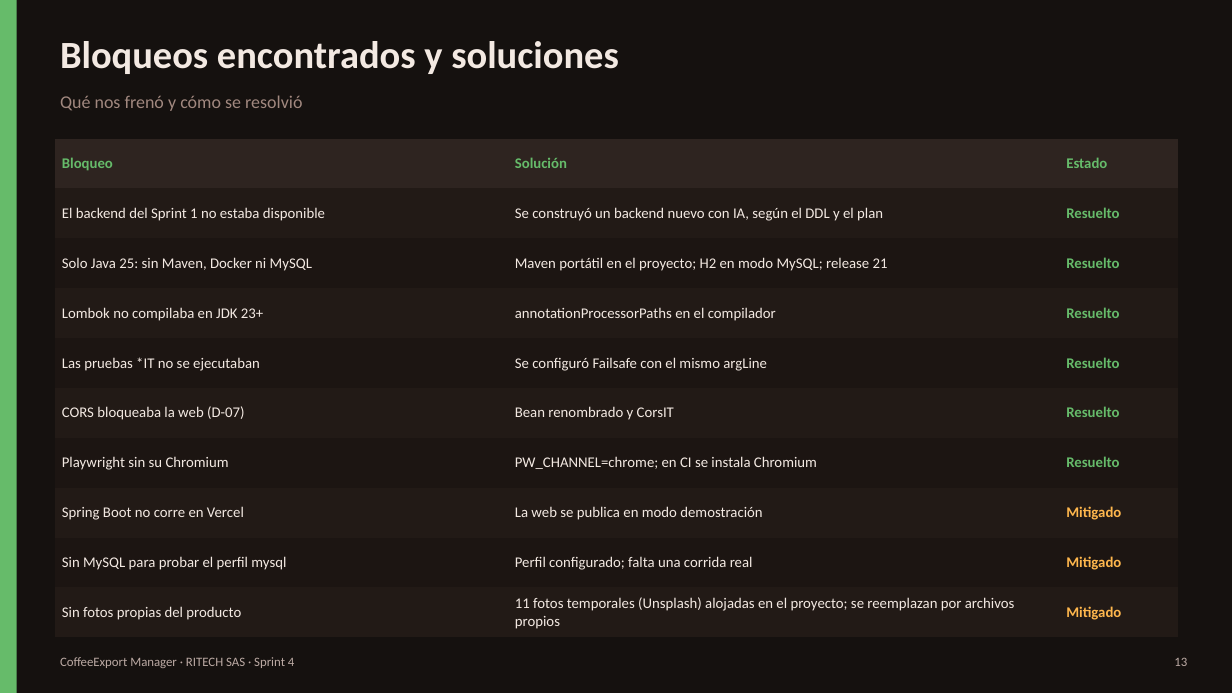
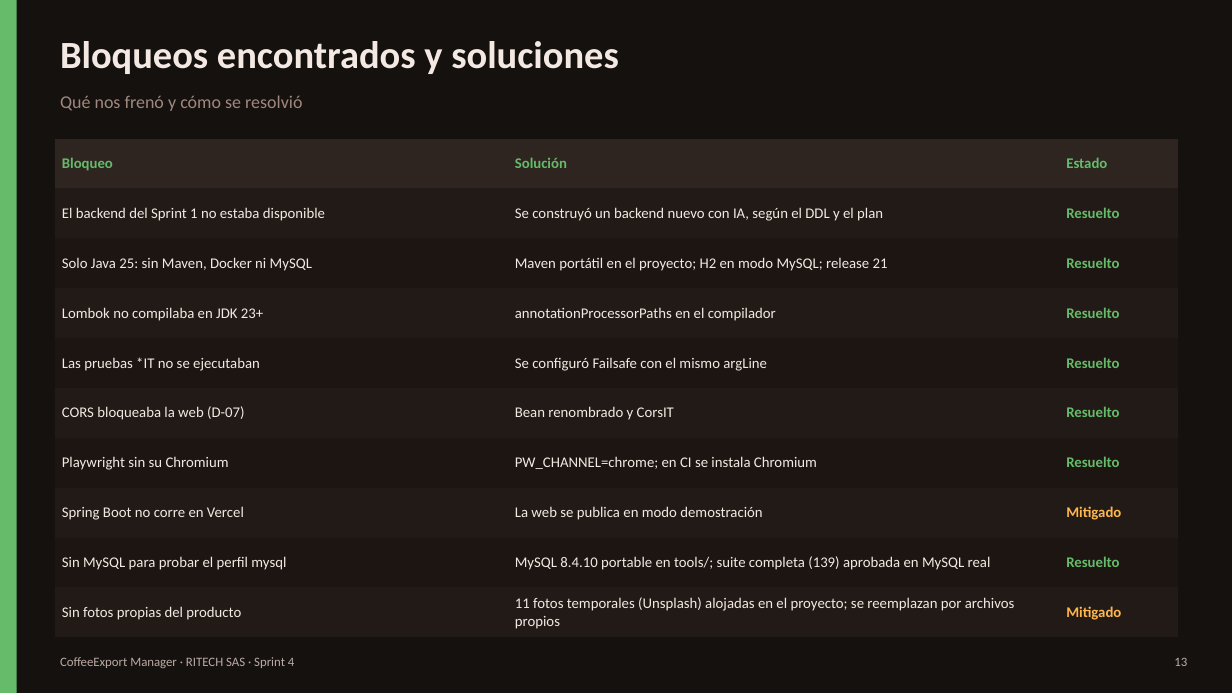
Before and after one commit to MarioZaMu/coffeeexport-manager, a slide deck: slide 13 of docs/sprint4/CoffeeExport_Manager_Sprint4.pptx. Drawn at 1232x693 pixels with LibreOffice and Linux fonts; fonts in the diff are those of the drawing. Boxes give left, top, right and bottom in pixels: in the first picture for what was removed or moved away, otherwise in the second. Text is boxed around its words. In the diff, an @@ line names an element or a change of style, - is before the commit and + after.

Commit message:
Dashboard rediseñado, suite verificada en MySQL 8.4 real y documentos actualizados
- Dashboard: combinada ventas/exportaciones, destinos, mezcla de producto, embudo de estados, stock frente al mínimo y panel de atención
- Minigráficas en los KPI, esqueletos de carga, estados de error con reintento y aviso de conexión
- Tablas en tarjetas en móvil, enlace para saltar al contenido y aria-current en el menú
- RepositoriosTest fijado a H2 (@ActiveProfiles) para poder correr la suite con el perfil mysql: 139 de 139 en MySQL
- 68 de 68 pruebas del frontend aprobadas; documento y presentación regenerados

```diff
--- a/docs/sprint4/CoffeeExport_Manager_Sprint4.pptx
+++ b/docs/sprint4/CoffeeExport_Manager_Sprint4.pptx
@@ table at (55, 139, 1178, 638) @@
-row 9, column 2: Perfil configurado; falta una corrida real
+row 9, column 2: MySQL 8.4.10 portable en tools/; suite completa (139) aprobada en MySQL real
-row 9, column 3: Mitigado
+row 9, column 3: Resuelto
```
Also in this commit, not shown: 1 other slide changed, 36 other files.
